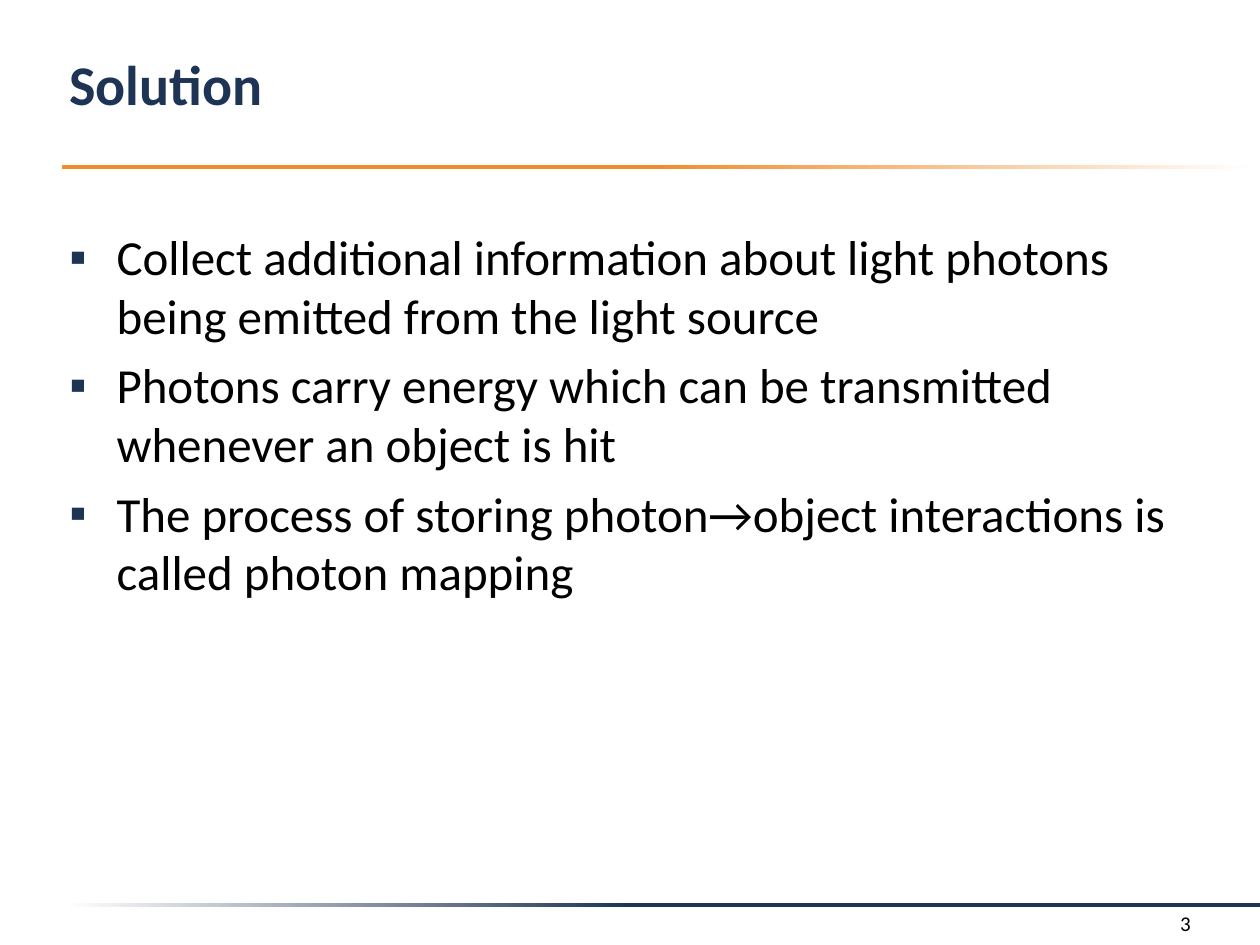
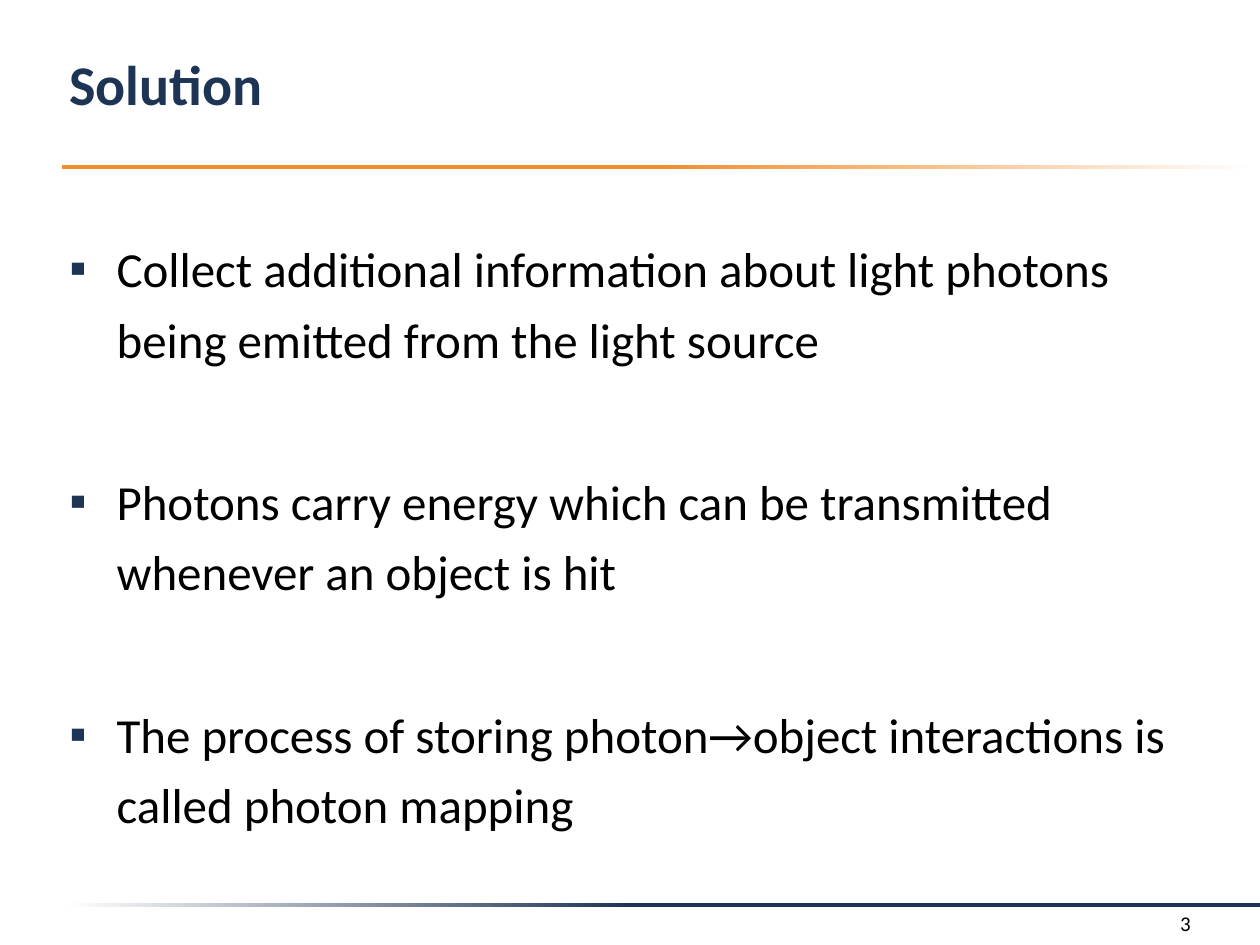
Before and after one commit to f-tischler/FortgeschritteneComputergrafik, a slide deck: slide 3 of Präsentation/presentation.pptx. Drawn at 1260x945 pixels with LibreOffice and Linux fonts; fonts in the diff are those of the drawing; background and template pictures are left out. Boxes give left, top, right and bottom in pixels: in the first picture for what was removed or moved away, otherwise in the second. Text is boxed around its words. In the diff, an @@ line names an element or a change of style, - is before the commit and + after.

```diff
--- a/Präsentation/presentation.pptx
+++ b/Präsentation/presentation.pptx
@@ text "Collect additional information about light ..." at box(117, 253, 1164, 832): line spacing 1 to 1.2 @@
```
Also in this commit, not shown: 12 other slides changed, 2 slides added, 5 slides removed, 4 other files.
